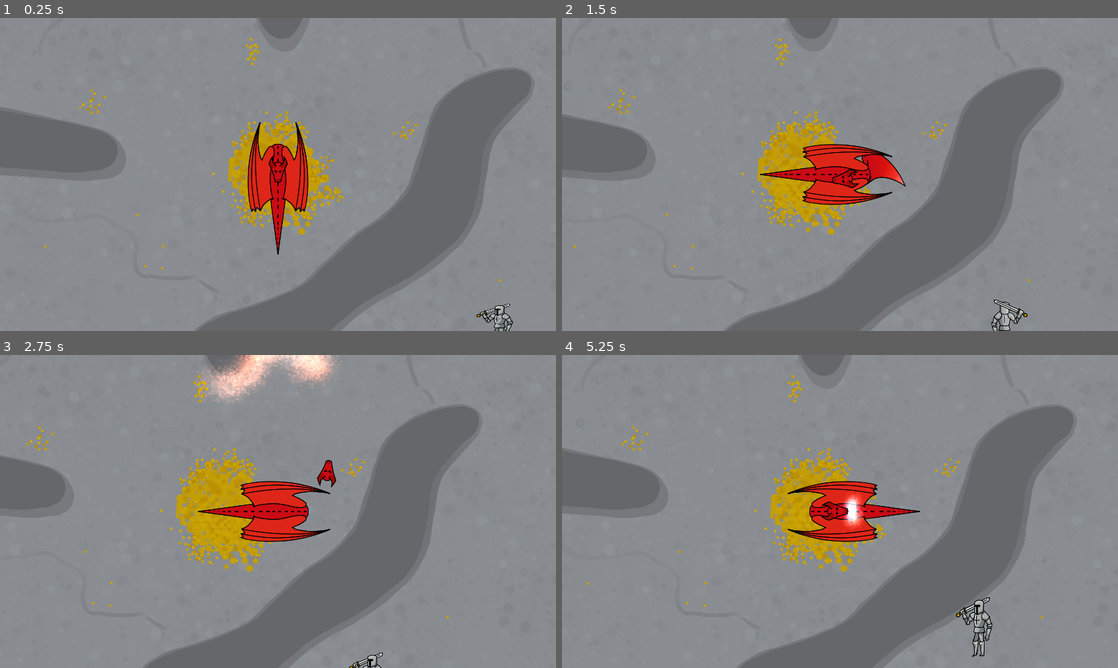
Above: before the commit, frames 1-4 (two rows, left to right).
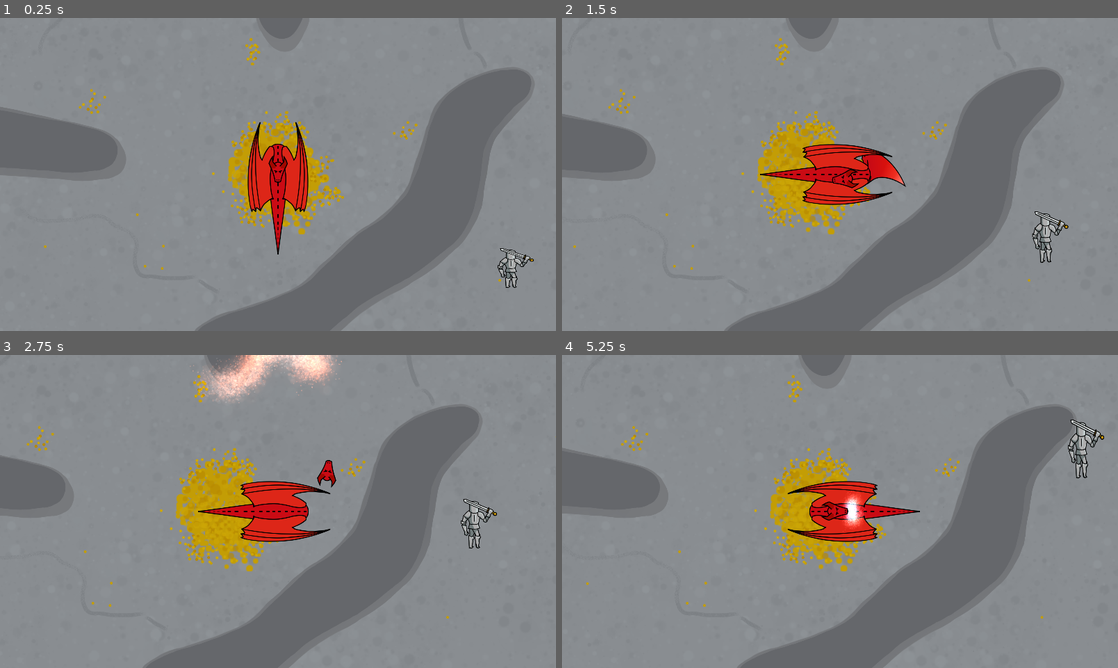
Above: after the commit, the same moments.

Repository: GiantBlargg/DragonHoard
Game: Godot game, scene res://Levels/Stage2.tscn
The game is run twice, just before and just after one commit, with the same random seed, the same clock (stepped at 60 frames per second) and the same inputs.
Inputs (mouse positions are in pixels of both pictures, inside the frame that each line leads up to):
- Up to frame 1 (0.25 s): no input
- Up to frame 2 (1.5 s): move the mouse to (962, 158) at 0.52 s; hold D (Right) 0.53-1.28 s; click (962, 158) at 0.6 s; move the mouse to (728, 190) at 1.27 s; hold G (Back) from 1.28 s (still down); tap E (Swipe) at 1.35 s
- Up to frame 3 (2.75 s): move the mouse to (333, 442) at 2.02 s; release G (Back) at 2.03 s; hold D (Right) from 2.03 s (still down); click (333, 442) at 2.1 s
- Up to frame 4 (5.25 s): move the mouse to (812, 574) at 2.77 s; release D (Right) at 2.78 s; hold T (Forward) 2.78-3.53 s; tap E (Swipe) at 2.85, 4.35 s; move the mouse to (1006, 558) at 3.52 s; hold A (Left) 3.53-5.03 s; click (1006, 558) at 3.6 s; move the mouse to (673, 464) at 4.27 s; move the mouse to (867, 511) at 5.02 s; hold G (Back) from 5.03 s (still down); click (867, 511) at 5.1 s

The runs differ from the first frame. In frame 1, 0.6% of the frame differs, in the area x 85-96%, y 73-100%; in frame 2, 0.7%; in frame 3, 0.5%; in frame 4, 0.9%, in the area x 70-98%, y 20-97%.

Commit message:
Shrink knight hitbox

Diff:
--- a/Knight/Knight.tscn
+++ b/Knight/Knight.tscn
@@ -67,9 +67,8 @@
 "RESET": SubResource("Animation_eax5u")
 }
 
-[sub_resource type="CapsuleShape2D" id="CapsuleShape2D_xb5an"]
-radius = 37.0
-height = 148.0
+[sub_resource type="CircleShape2D" id="CircleShape2D_jexue"]
+radius = 40.0
 
 [node name="Knight" type="CharacterBody2D"]
 z_index = 2
@@ -85,13 +84,13 @@
 script = ExtResource("1_7l0md")
 
 [node name="KnightDL" type="Sprite2D" parent="Visual"]
-position = Vector2(-12, -7)
+position = Vector2(-11.5, -63.5)
 texture = ExtResource("1_n3ip5")
 hframes = 2
 region_rect = Rect2(-370.5, -119.5, 896, 430)
 
 [node name="KnightDR" type="Sprite2D" parent="Visual"]
-position = Vector2(12, -7)
+position = Vector2(12.5, -63.5)
 texture = ExtResource("1_n3ip5")
 flip_h = true
 hframes = 2
@@ -126,8 +125,7 @@
 }
 
 [node name="CollisionShape2D" type="CollisionShape2D" parent="."]
-position = Vector2(1, 27)
-shape = SubResource("CapsuleShape2D_xb5an")
+shape = SubResource("CircleShape2D_jexue")
 
 [connection signal="dead" from="." to="Visual/AnimationPlayer" method="pause"]
 [connection signal="direction" from="." to="Visual" method="set_direction"]
--- a/Levels/Stage2.tscn
+++ b/Levels/Stage2.tscn
@@ -136,4 +136,4 @@
 autoplay = true
 
 [node name="Knight" parent="." instance=ExtResource("4_mc5q6")]
-position = Vector2(584, 373)
+position = Vector2(625, 160)
